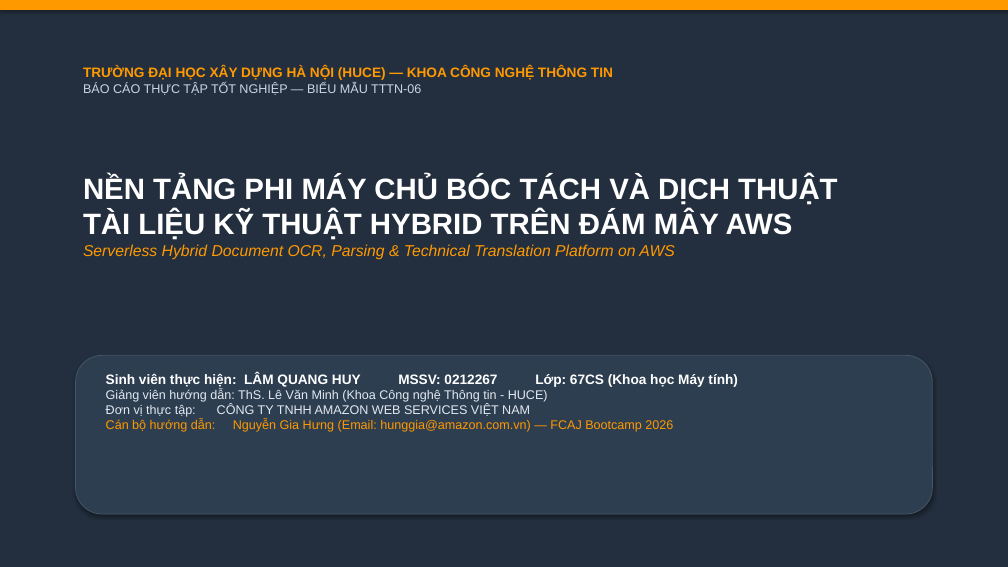
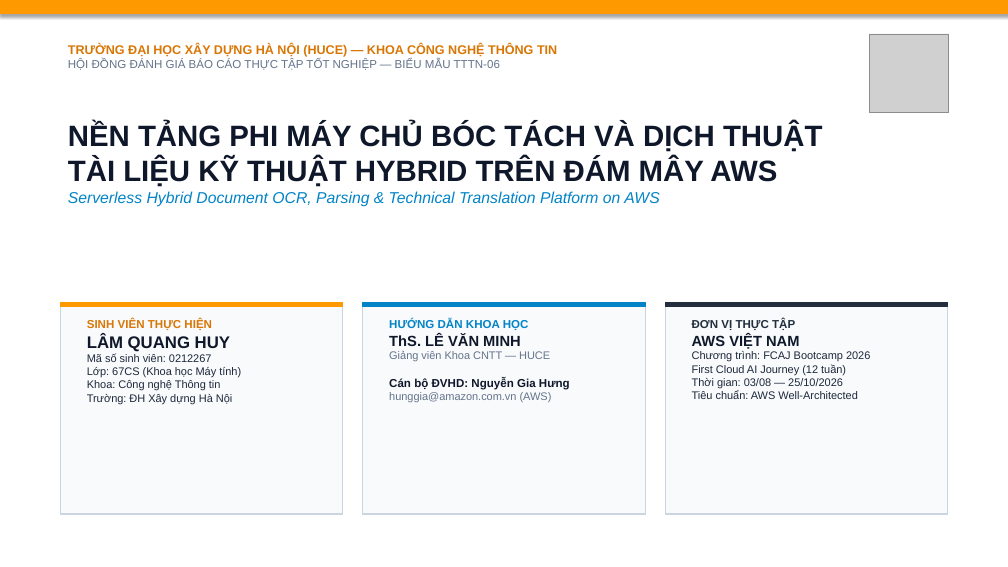
Before and after one commit to Lamhuy0489/workshop, a slide deck: slide 1 of static/downloads/Slide_Bao_Cao_Tot_Nghiep_HUCE_Lam_Quang_Huy.pptx. Drawn at 1008x567 pixels with LibreOffice and Linux fonts; fonts in the diff are those of the drawing; grey boxes stand for pictures. Boxes give left, top, right and bottom in pixels: in the first picture for what was removed or moved away, otherwise in the second. Text is boxed around its words. In the diff, an @@ line names an element or a change of style, - is before the commit and + after.

Commit message:
feat: cap nhat bo slide thuyet trinh Light Theme PPTX PDF va so do Retina kiem chung

```diff
--- a/static/downloads/Slide_Bao_Cao_Tot_Nghiep_HUCE_Lam_Quang_Huy.pptx
+++ b/static/downloads/Slide_Bao_Cao_Tot_Nghiep_HUCE_Lam_Quang_Huy.pptx
@@ rectangle: place and size @@
-rectangle at <box>0,0,1008,9</box>
+rectangle at <box>0,0,1008,14</box>
@@ rectangle at <box>0,0,1008,567</box>: fill #232F3E to #FFFFFF; outline #232F3E 0.75 pt to #FFFFFF 0.75 pt @@
@@ text "TRƯỜNG ĐẠI HỌC XÂY DỰNG ...": place and size @@
-text "TRƯỜNG ĐẠI HỌC XÂY DỰNG ..." at <box>83,66,613,95</box>
+text "TRƯỜNG ĐẠI HỌC XÂY DỰNG ..." at <box>68,44,557,70</box>
@@ text at <box>68,59,500,70</box>: text changed; size 12 to 11 pt; text colour #CBD5E1 to #64748B @@
-BÁO CÁO THỰC TẬP TỐT NGHIỆP — BIỂU MẪU TTTN-06
+HỘI ĐỒNG ĐÁNH GIÁ BÁO CÁO THỰC TẬP TỐT NGHIỆP — BIỂU MẪU TTTN-06
@@ text at <box>68,44,557,57</box>: size 13 to 12 pt, text colour #FF9900 to #D97706 in "TRƯỜNG ĐẠI HỌC XÂY DỰNG HÀ NỘI ..." @@
@@ picture added at <box>870,34,949,113</box> @@
@@ text "NỀN TẢNG PHI MÁY CHỦ ...": place and size @@
-text "NỀN TẢNG PHI MÁY CHỦ ..." at <box>83,176,837,260</box>
+text "NỀN TẢNG PHI MÁY CHỦ ..." at <box>68,123,822,207</box>
@@ text "NỀN TẢNG PHI MÁY CHỦ ..." at <box>68,123,822,207</box>: text colour #FFFFFF to #0F172A in "NỀN TẢNG PHI MÁY CHỦ BÓC TÁCH ..."; text colour #FF9900 to #0284C7 in "Serverless Hybrid Document OCR, Parsing & Technical ..." @@
@@ rectangle added at <box>60,302,343,514</box>, fill #F8FAFC, outline #CBD5E1 1 pt @@
@@ rectangle added at <box>60,302,343,307</box>, fill #FF9900, outline #FF9900 0.75 pt @@
@@ text added at <box>87,320,241,404</box>, 10.5 pt, text #1E293B @@
+SINH VIÊN THỰC HIỆN
+LÂM QUANG HUY
+Mã số sinh viên: 0212267
+Lớp: 67CS (Khoa học Máy tính)
+Khoa: Công nghệ Thông tin
+Trường: ĐH Xây dựng Hà Nội
@@ rectangle added at <box>363,302,645,514</box>, fill #F8FAFC, outline #CBD5E1 1 pt @@
@@ rectangle added at <box>363,302,645,307</box>, fill #0284C7, outline #0284C7 0.75 pt @@
@@ text added at <box>389,320,570,402</box>, 10.5 pt, text #64748B, bold @@
+HƯỚNG DẪN KHOA HỌC
+ThS. LÊ VĂN MINH
+Giảng viên Khoa CNTT — HUCE
+Cán bộ ĐVHD: Nguyễn Gia Hưng
+hunggia@amazon.com.vn (AWS)
@@ rectangle added at <box>665,302,948,514</box>, fill #F8FAFC, outline #CBD5E1 1 pt @@
@@ rectangle added at <box>665,302,948,307</box>, fill #232F3E, outline #232F3E 0.75 pt @@
@@ text added at <box>692,320,870,399</box>, 10.5 pt, text #1E293B @@
+ĐƠN VỊ THỰC TẬP
+AWS VIỆT NAM
+Chương trình: FCAJ Bootcamp 2026
+First Cloud AI Journey (12 tuần)
+Thời gian: 03/08 — 25/10/2026
+Tiêu chuẩn: AWS Well-Architected
@@ rounded rectangle removed at <box>76,355,932,514</box> @@
@@ text removed at <box>106,373,737,432</box> @@
-Sinh viên thực hiện: LÂM QUANG HUY MSSV: 0212267 Lớp: 67CS (Khoa học Máy tính)
-Giảng viên hướng dẫn: ThS. Lê Văn Minh (Khoa Công nghệ Thông tin - HUCE)
-Đơn vị thực tập: CÔNG TY TNHH AMAZON WEB SERVICES VIỆT NAM
-Cán bộ hướng dẫn: Nguyễn Gia Hưng (Email: hunggia@amazon.com.vn) — FCAJ Bootcamp 2026
```
Also in this commit, not shown: 14 other slides changed, 5 slides added, 3 slides removed, 7 other files.
